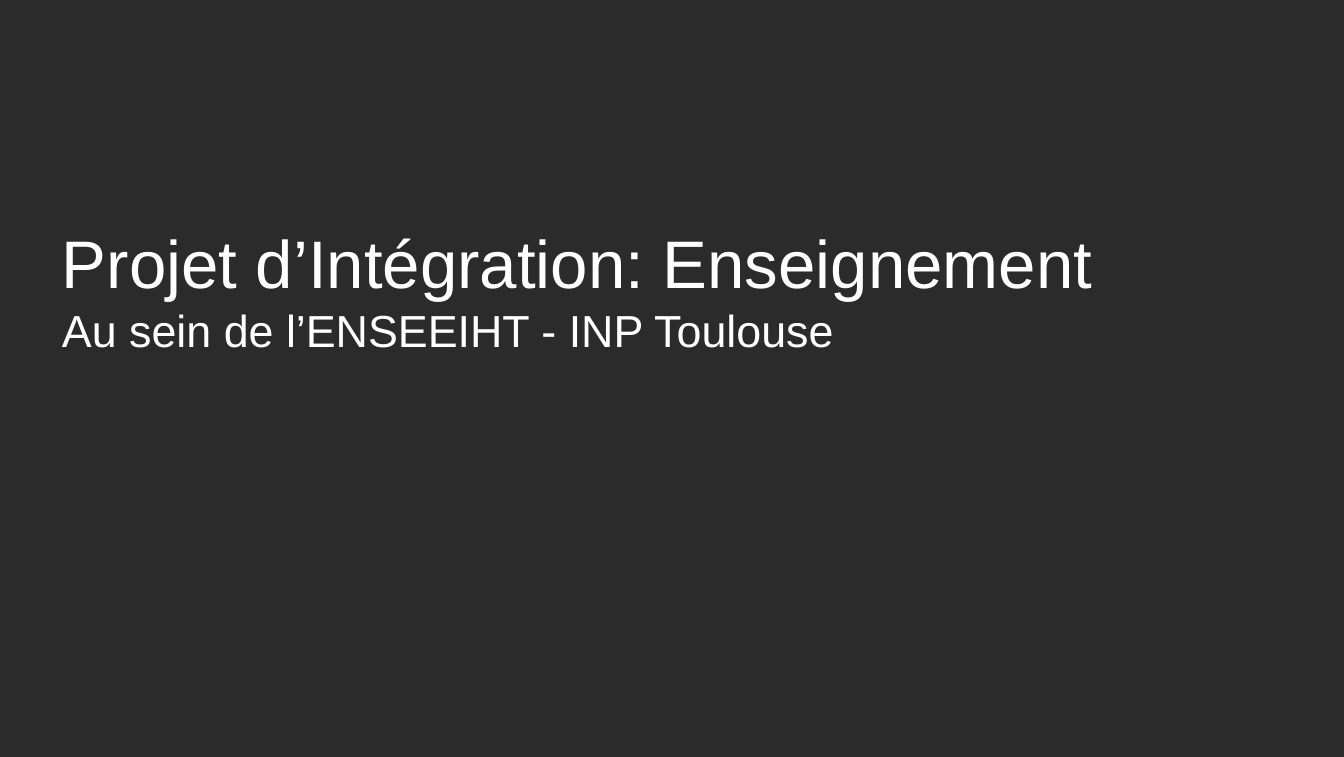
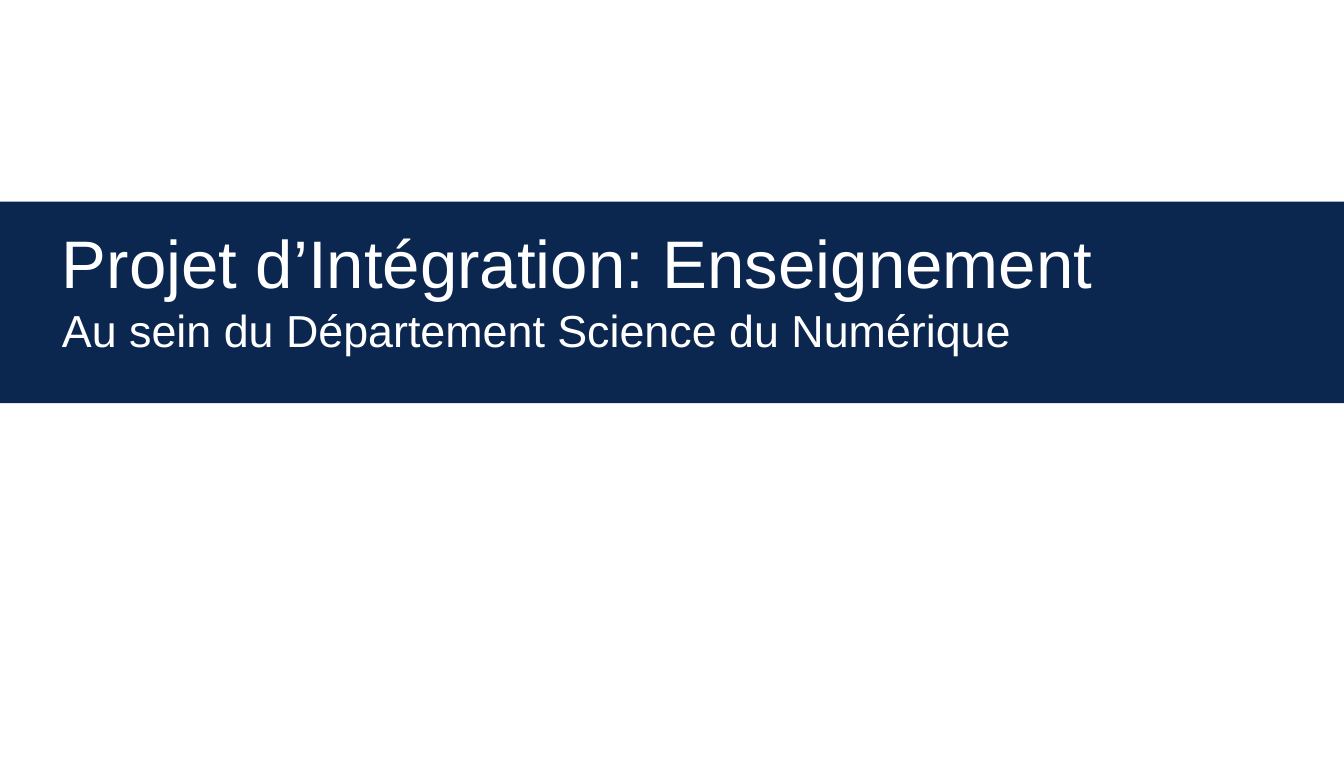
Before and after one commit to guilhermeir/mcf, a slide deck: slide 11 of toulouse_audition.odp. Drawn at 1344x757 pixels with LibreOffice and Linux fonts; fonts in the diff are those of the drawing; background and template pictures are left out; a plain dark background stands for a picture behind light text. Boxes give left, top, right and bottom in pixels: in the first picture for what was removed or moved away, otherwise in the second. Text is boxed around its words. In the diff, an @@ line names an element or a change of style, - is before the commit and + after.

```diff
--- a/toulouse_audition.odp
+++ b/toulouse_audition.odp
@@ background picture (left out) to #FFFFFF @@
@@ rectangle added at (x1=0, y1=202, x2=1344, y2=403), fill #0C274F @@
@@ title at (x1=62, y1=238, x2=1092, y2=356): text changed; size 36 to 24 pt @@
-Projet d’Intégration: Enseignement
-Au sein de l’ENSEEIHT - INP Toulouse
+Projet d’Intégration: Enseignement
+Au sein du Département Science du Numérique
```
Also in this commit, not shown: 9 other slides changed, 8 slides added, 2 slides removed, 1 other file.
